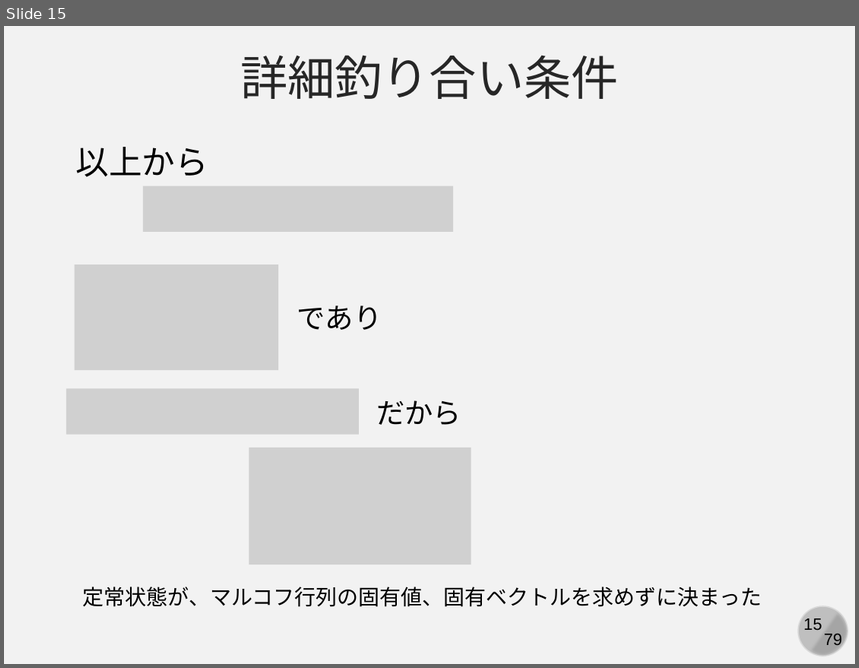
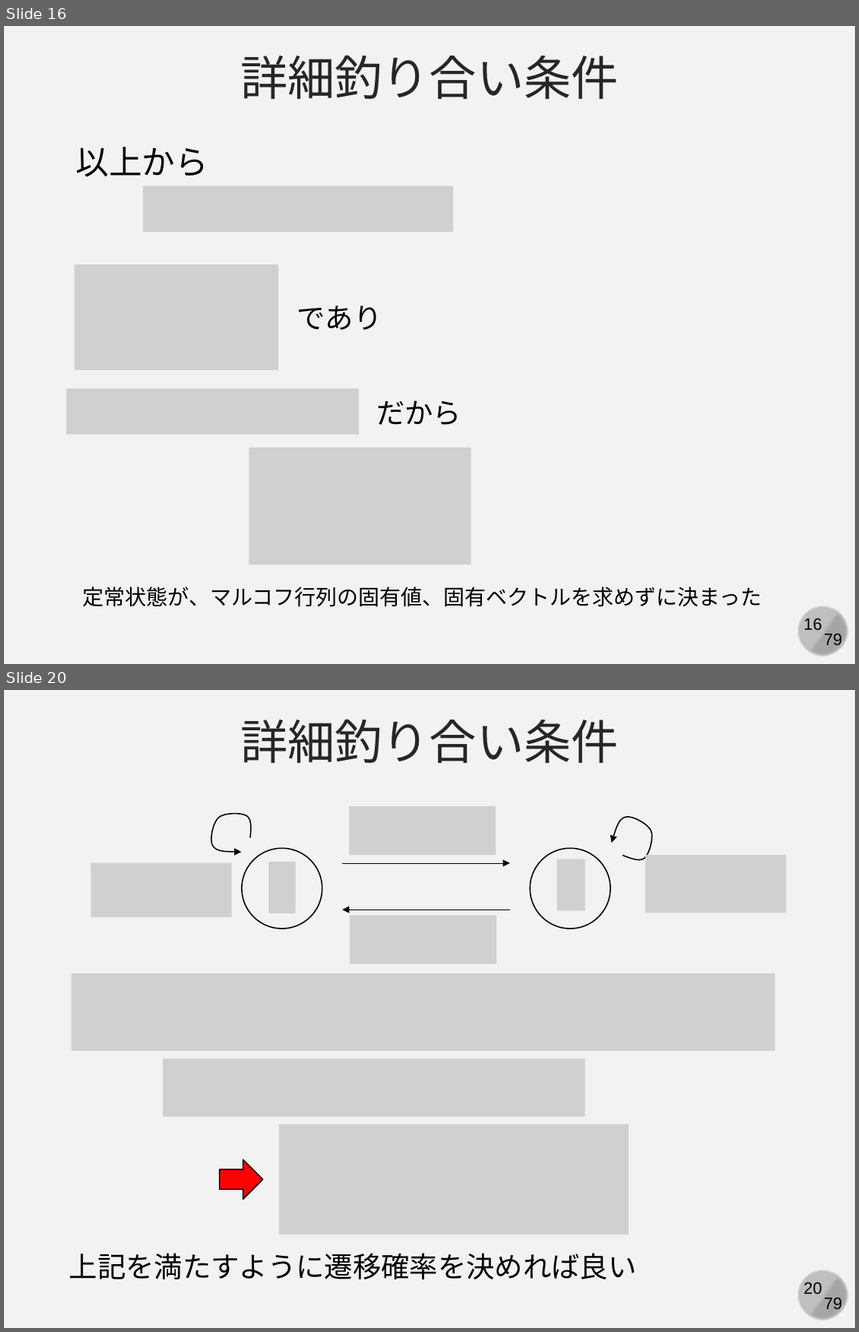
Before and after one commit to kaityo256/simulation_engineering, a slide deck: markov_chain/markov.pptx. Shown one above the other, each under a label of ours: slide 15 before the commit, slides 16 and 20 after it; the slides between them are not shown. The pictures are 859x668 and 859x1332 pixels, drawn with LibreOffice and Linux fonts; fonts in the diff are those of the drawing; grey boxes stand for pictures. Boxes give left, top, right and bottom in pixels: in the first picture for what was removed or moved away, otherwise in the second. Text is boxed around its words. In the diff, an @@ line names an element or a change of style, - is before the commit and + after.

```diff
--- a/markov_chain/markov.pptx
+++ b/markov_chain/markov.pptx
@@ slide 20 added at box(4, 690, 855, 1328), background #F2F2F2; not listed: 4 template elements that a slide beside it also shows @@
@@ text added at box(240, 719, 618, 763), 40 pt, text #262626 @@
+詳細釣り合い条件
@@ freeform shape added at box(202, 802, 262, 863), outline #000000 1 pt @@
@@ picture added at box(350, 806, 496, 855) @@
@@ freeform shape added at box(604, 809, 661, 868), outline #000000 1 pt @@
@@ ellipse added at box(241, 848, 322, 929), outline #000000 1 pt @@
@@ ellipse added at box(530, 848, 610, 929), outline #000000 1 pt @@
@@ picture added at box(91, 863, 231, 917) @@
@@ picture added at box(268, 862, 296, 914) @@
@@ arrow added from (343, 863) to (509, 863), #000000 0.5 pt @@
@@ picture added at box(557, 859, 585, 911) @@
@@ picture added at box(645, 855, 786, 913) @@
@@ arrow added from (509, 910) to (343, 910), #000000 0.5 pt @@
@@ picture added at box(350, 916, 496, 964) @@
@@ picture added at box(71, 973, 775, 1051) @@
@@ picture added at box(163, 1059, 585, 1116) @@
@@ picture added at box(279, 1124, 629, 1235) @@
@@ right arrow added at box(219, 1160, 262, 1199), fill #FF0000, outline #000000 1 pt @@
@@ text added at box(69, 1253, 637, 1280), 24 pt, text #000000 @@
+上記を満たすように遷移確率を決めれば良い
@@ what was slide 15 is now slide 16 @@
@@ page number at box(804, 619, 822, 630): text changed @@
-15
+16
```
Also in this commit, not shown: 1 slide changed, 21 other slides added, 2 slides removed.
